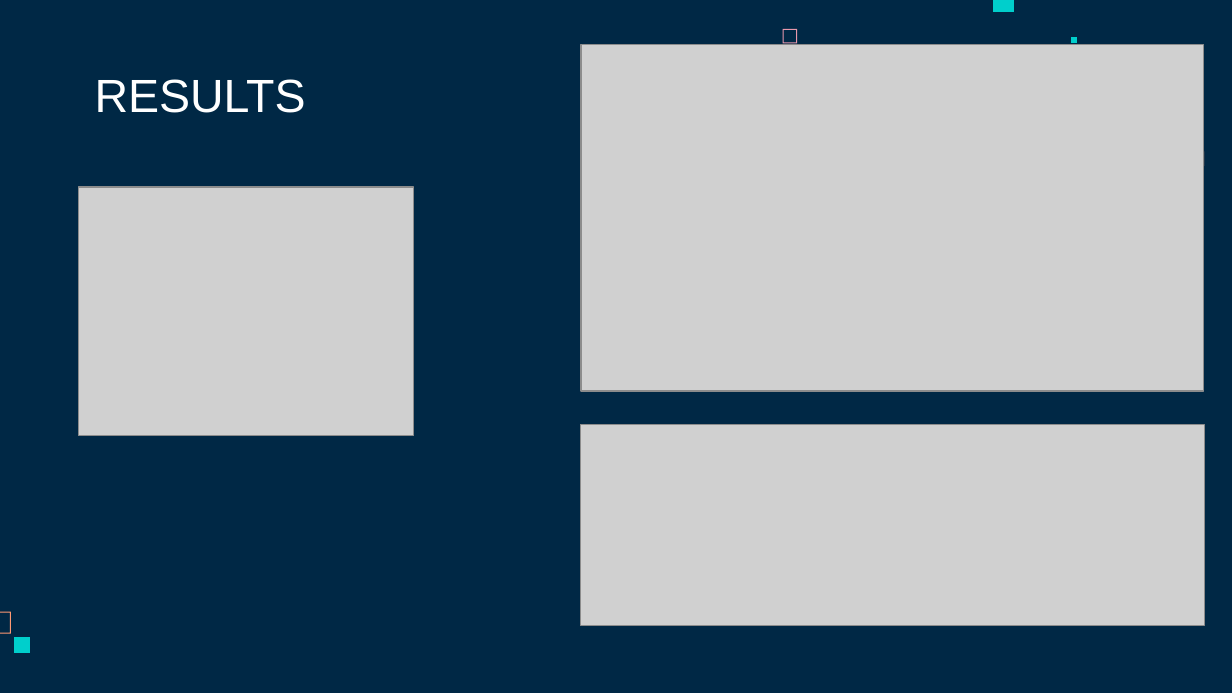
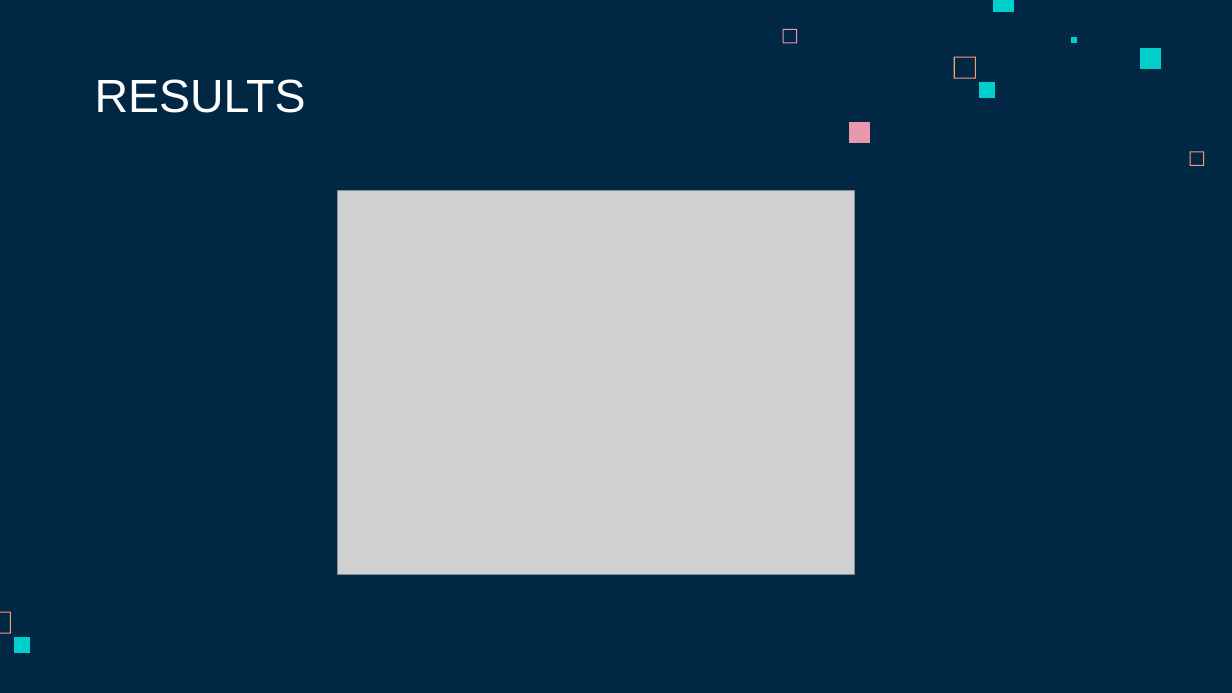
Before and after one commit to maneaterrbug/WTWY_metro_project_MR, a slide deck: slide 5 of deliverables/WTWY_Presentation.odp. Drawn at 1232x693 pixels with LibreOffice and Linux fonts; fonts in the diff are those of the drawing; grey boxes stand for pictures. Boxes give left, top, right and bottom in pixels: in the first picture for what was removed or moved away, otherwise in the second. Text is boxed around its words. In the diff, an @@ line names an element or a change of style, - is before the commit and + after.

```diff
--- a/deliverables/WTWY_Presentation.odp
+++ b/deliverables/WTWY_Presentation.odp
@@ picture removed at bbox=[581, 45, 1204, 391] @@
@@ freeform shape added at bbox=[954, 57, 976, 79], fill #FF9973 @@
@@ freeform shape added at bbox=[1140, 48, 1162, 69], fill #00CFCC @@
@@ freeform shape added at bbox=[979, 82, 996, 98], fill #00CFCC @@
@@ freeform shape added at bbox=[849, 122, 870, 143], fill #E898AC @@
@@ picture: place and size @@
-picture at bbox=[78, 187, 414, 436]
+picture at bbox=[338, 190, 854, 575]
@@ picture removed at bbox=[581, 425, 1205, 626] @@
```
Also in this commit, not shown: 2 slides added, 3 other files.
